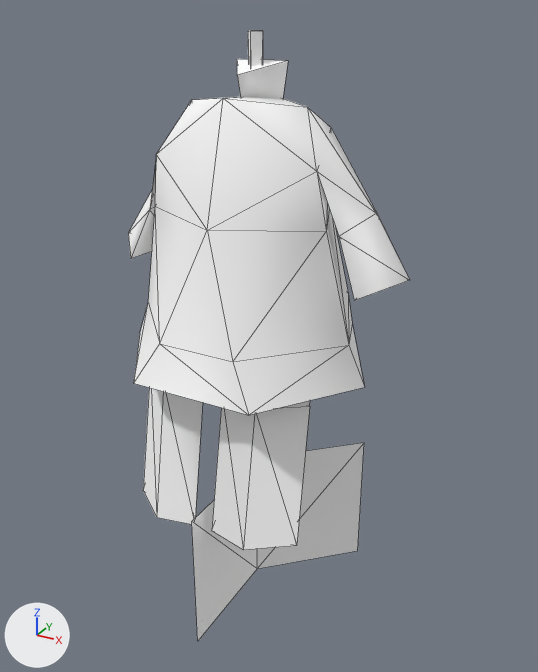
The glTF model public/3d/item/model__item__manequin.ofs_0/kg3_shp03_b.gltf: old version first, new version second.
Both versions are drawn from a camera (50 mm lens) standing at (1.041, -1.809, 1.811) and looking at (0.039, 0.013, 0.901). Every picture has the same lights, and +X, +Y and +Z are marked at lower left. The picture after the commit comes second. Mesh edges are drawn as thin lines.

The first picture shows 'kg3_shp03_b.001'.
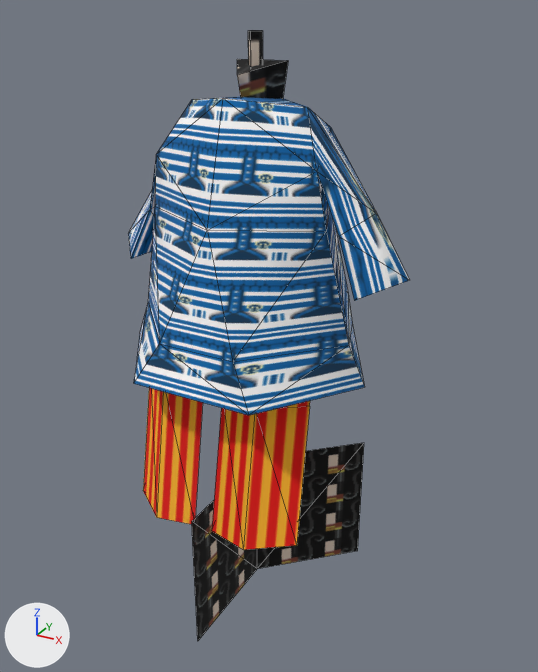
What the commit changed:
Picture 'c01_cloth_u' (img_c01_cloth_u) is new.
Picture 'shp03_0' (img_shp03_0) is new.
Picture 'c02_cloth_d' (img_c02_cloth_d) is new.
In material 'c02_cloth_d' (mat_c02_cloth_d), base_color is no longer (1.0, 1.0, 1.0), white #ffffff.
In material 'c02_cloth_d' (mat_c02_cloth_d), texture is now set to img_c02_cloth_d.
In material 'shp03_0' (mat_shp03_0), base_color is no longer (1.0, 1.0, 1.0), white #ffffff.
In material 'shp03_0' (mat_shp03_0), texture is now set to img_shp03_0.
In material 'c01_cloth_u' (mat_c01_cloth_u), base_color is no longer (1.0, 1.0, 1.0), white #ffffff.
In material 'c01_cloth_u' (mat_c01_cloth_u), texture is now set to img_c01_cloth_u.

Changed parts and their boxes [x1, y1, x2, y2] in the pictures (538 x 672 px):
'kg3_shp03_b.001', surface changed (darker)
    both: [128, 30, 409, 641]
